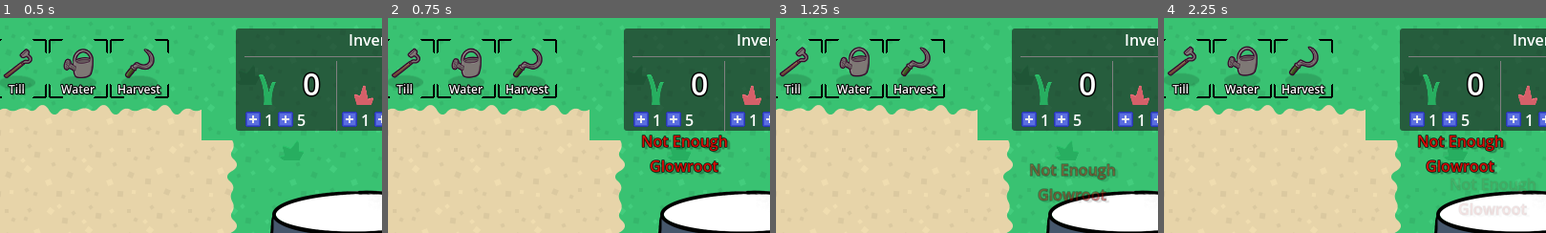
Above: before the commit, frames 1-4 (left to right).
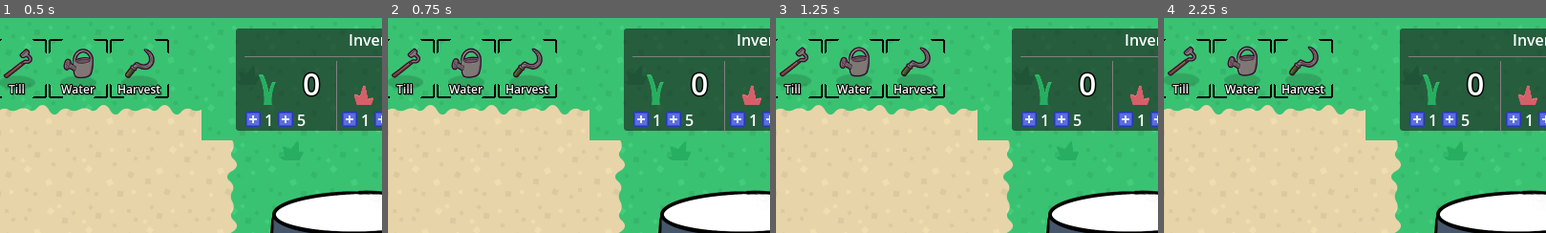
Above: after the commit, the same moments.

Repository: KurzweilTV/godotwild79
Game: Godot game, scene res://gameboard/Main.tscn
Same seed, same stepped clock (60 frames per second), same inputs: the game is played once before the commit and once after it.
Inputs (mouse positions are % of the whole screen's width and height, from its top left):
- Up to frame 1 (0.5 s): no input
- Up to frame 2 (0.75 s): click (55, 24) at 0.5 s
- Up to frame 3 (1.25 s): no input
- Up to frame 4 (2.25 s): click (59, 24) at 1.25 s; click (55, 24) at 2 s
The pictures show only the part of the screen within x 22-72%, y 0-50%; the shares and areas given below are measured in that part.

Frame 1 is identical in both runs. In frame 2, 2.2% of the frame differs, in the area x 66-90%, y 54-73%; in frame 3, 1.7%; in frame 4, 2.7%, in the area x 66-97%, y 54-92%.
Error after the commit: Parse Error: Class "Cauldron" hides a global script class. (res://gameboard/cauldron/scripts/cauldron.gd:1)

Commit message:
preparing inventory to change to two slots

Diff:
--- a/globals/inventory.gd
+++ b/globals/inventory.gd
@@ -1,28 +1,84 @@
-extends Node # i hate inventories
+class_name Cauldron
+extends Node2D
 
-@warning_ignore("unused_signal")
-signal item_added
+@export var current_mixture: Mixture
+@onready var liquid: Sprite2D = $Liquid
+@onready var ingredient_1: ProgressBar = %Ingredient1
+@onready var ingredient_2: ProgressBar = %Ingredient2
 
-@export var ui_location: Vector2
-@export var contents: Dictionary = {}
+const DEWBLOSSOM = preload("res://crops/resources/dewblossom.tres")
+const EMBERBERRY = preload("res://crops/resources/emberberry.tres")
+const GLOWROOT = preload("res://crops/resources/glowroot.tres")
 
-func add_item(item: String, count: int = 1):
-	contents[item] = contents.get(item, 0) + count
-	MessageBus.update_ui.emit()
-	Inventory.item_added.emit()
+var cook_slots: Dictionary = {}
 
-func remove_item(item: String, count: int = 1):
-	if contents.has(item):
-		contents[item] -= count
-		if contents[item] <= 0:
-			contents.erase(item)
-	MessageBus.update_ui.emit()
+func update_liquid_color():
+	var total_quantity = 0
+	var weighted_color = Color(0, 0, 0, 0)
 
-func has_item(item: String, count: int = 1) -> bool:
-	return contents.get(item, 0) >= count
+	for slot in cook_slots.values():
+		if slot.has("crop") and slot.has("count"):
+			var crop: Crop = slot["crop"]
+			var count: int = slot["count"]
+			if crop and count > 0:
+				total_quantity += count
+				weighted_color += crop.crop_color * count
 
-func get_item_count(item: String) -> int:
-	return contents.get(item, 0)
+	if total_quantity > 0:
+		weighted_color /= total_quantity
 
-func print_inventory():
-	print("Inventory:", contents)
+	liquid.modulate = weighted_color
+
+func add_ingredient(ingredient: Crop, amount: int) -> void:
+	var slot_key = ""
+
+	if "ingredient_1" in cook_slots and cook_slots["ingredient_1"].get("crop") == ingredient and cook_slots["ingredient_1"].get("count", 0) < cook_slots["ingredient_1"].get("required", 9999):
+		slot_key = "ingredient_1"
+	elif "ingredient_2" in cook_slots and cook_slots["ingredient_2"].get("crop") == ingredient and cook_slots["ingredient_2"].get("count", 0) < cook_slots["ingredient_2"].get("required", 9999):
+		slot_key = "ingredient_2"
+	elif "ingredient_1" not in cook_slots:
+		slot_key = "ingredient_1"
+	elif "ingredient_2" not in cook_slots:
+		slot_key = "ingredient_2"
+	else:
+		GlobalCursor.float_text("Cauldron is full", Color.RED)
+		return
+
+	if Inventory.has_item(ingredient.crop_name, amount):
+		Inventory.remove_item(ingredient.crop_name, amount)
+
+		if slot_key not in cook_slots:
+			cook_slots[slot_key] = {"crop": ingredient, "count": amount, "required": current_mixture.inveredient_1_amount if slot_key == "ingredient_1" else current_mixture.inveredient_2_amount}
+		else:
+			cook_slots[slot_key]["count"] += amount
+
+		update_liquid_color()
+		update_progress_ui()
+	else:
+		GlobalCursor.float_text("Not Enough\n%s" % ingredient.crop_name, Color.RED)
+
+func update_progress_ui():
+	if "ingredient_1" in cook_slots:
+		ingredient_1.value = cook_slots["ingredient_1"].get("count", 0)
+		ingredient_1.max_value = cook_slots["ingredient_1"].get("required", 0)
+	if "ingredient_2" in cook_slots:
+		ingredient_2.value = cook_slots["ingredient_2"].get("count", 0)
+		ingredient_2.max_value = cook_slots["ingredient_2"].get("required", 0)
+
+func _on_add_glowroot_one_pressed() -> void:
+	add_ingredient(GLOWROOT, 1)
+
+func _on_add_glowroot_five_pressed() -> void:
+	add_ingredient(GLOWROOT, 5)
+
+func _on_add_emberberry_one_pressed() -> void:
+	add_ingredient(EMBERBERRY, 1)
+
+func _on_add_emberberry_five_pressed() -> void:
+	add_ingredient(EMBERBERRY, 5)
+
+func _on_add_dewblossom_one_pressed() -> void:
+	add_ingredient(DEWBLOSSOM, 1)
+
+func _on_add_dewblossom_five_pressed() -> void:
+	add_ingredient(DEWBLOSSOM, 5)
